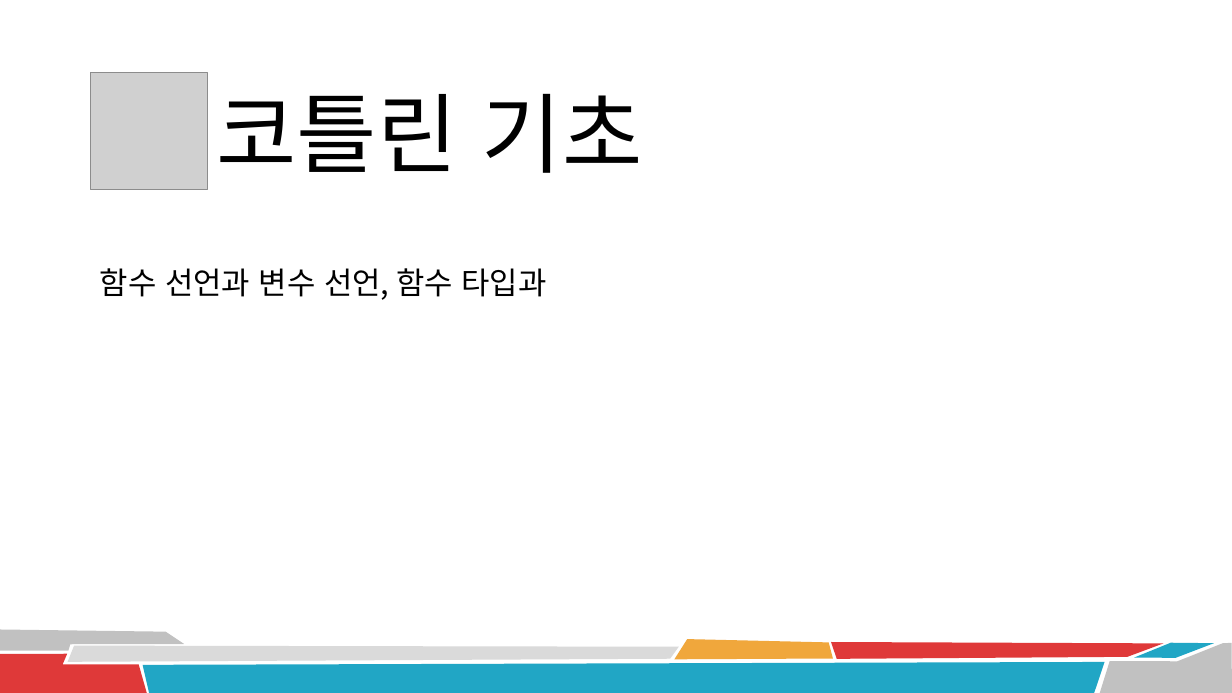
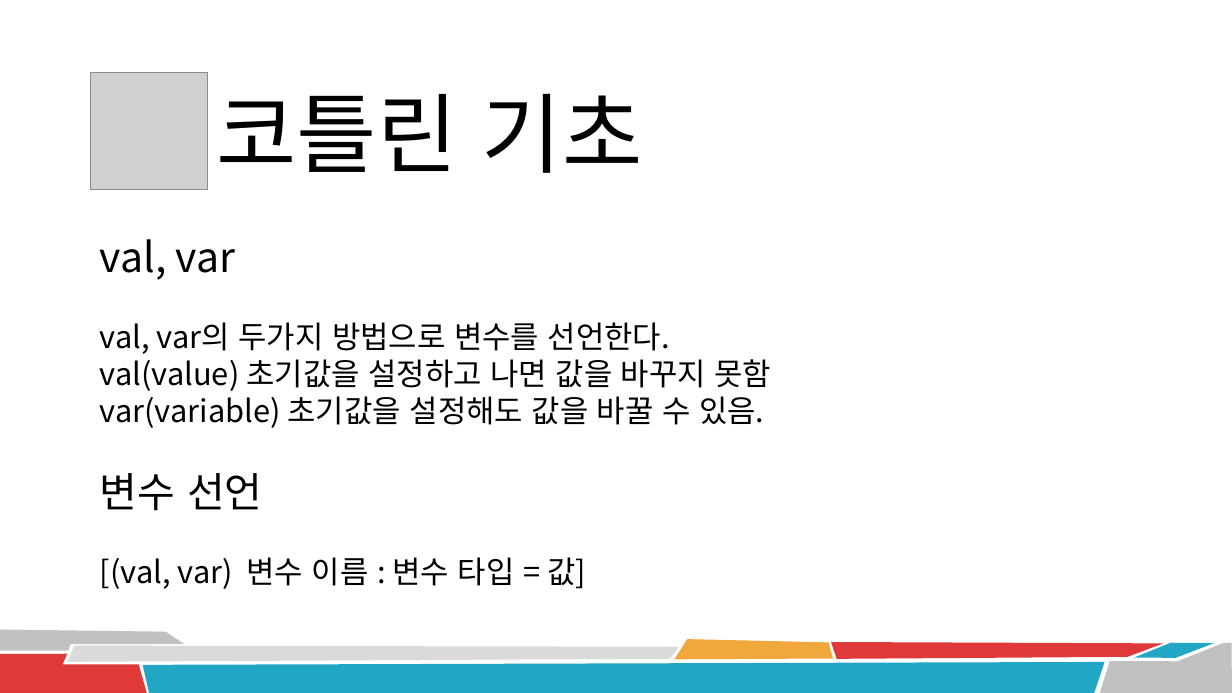
Before and after one commit to DGSW-Android-Study/DGSW-Android-6th, a slide deck: slide 10 of 2022-05-15/김도현/안드 스터디 - 코틀린.pptx. Drawn at 1232x693 pixels with LibreOffice and Linux fonts; fonts in the diff are those of the drawing; grey boxes stand for pictures. Boxes give left, top, right and bottom in pixels: in the first picture for what was removed or moved away, otherwise in the second. Text is boxed around its words. In the diff, an @@ line names an element or a change of style, - is before the commit and + after.

```diff
--- a/2022-05-15/김도현/안드 스터디 - 코틀린.pptx
+++ b/2022-05-15/김도현/안드 스터디 - 코틀린.pptx
@@ text at bbox=[100, 239, 772, 589]: text changed @@
-함수 선언과 변수 선언, 함수 타입과
+val, var
+val, var의 두가지 방법으로 변수를 선언한다.
+val(value) 초기값을 설정하고 나면 값을 바꾸지 못함
+var(variable) 초기값을 설정해도 값을 바꿀 수 있음.
+변수 선언
+[(val, var) 변수 이름 : 변수 타입 = 값]
```
Also in this commit, not shown: 5 other slides changed, 2 slides added.
